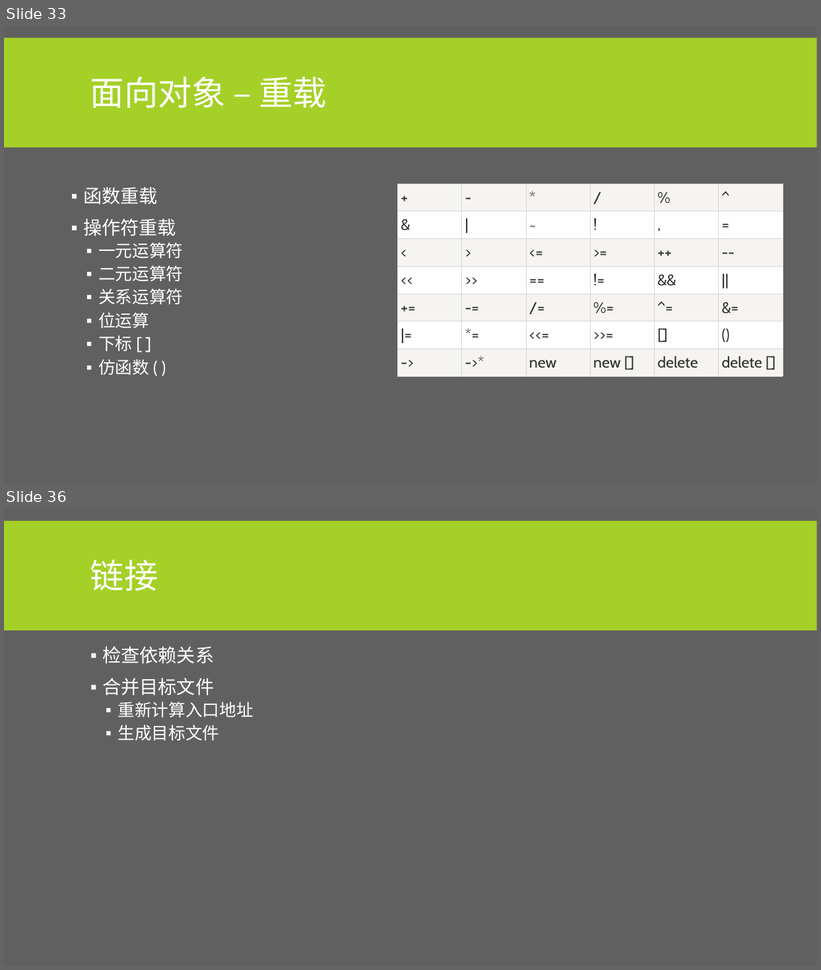
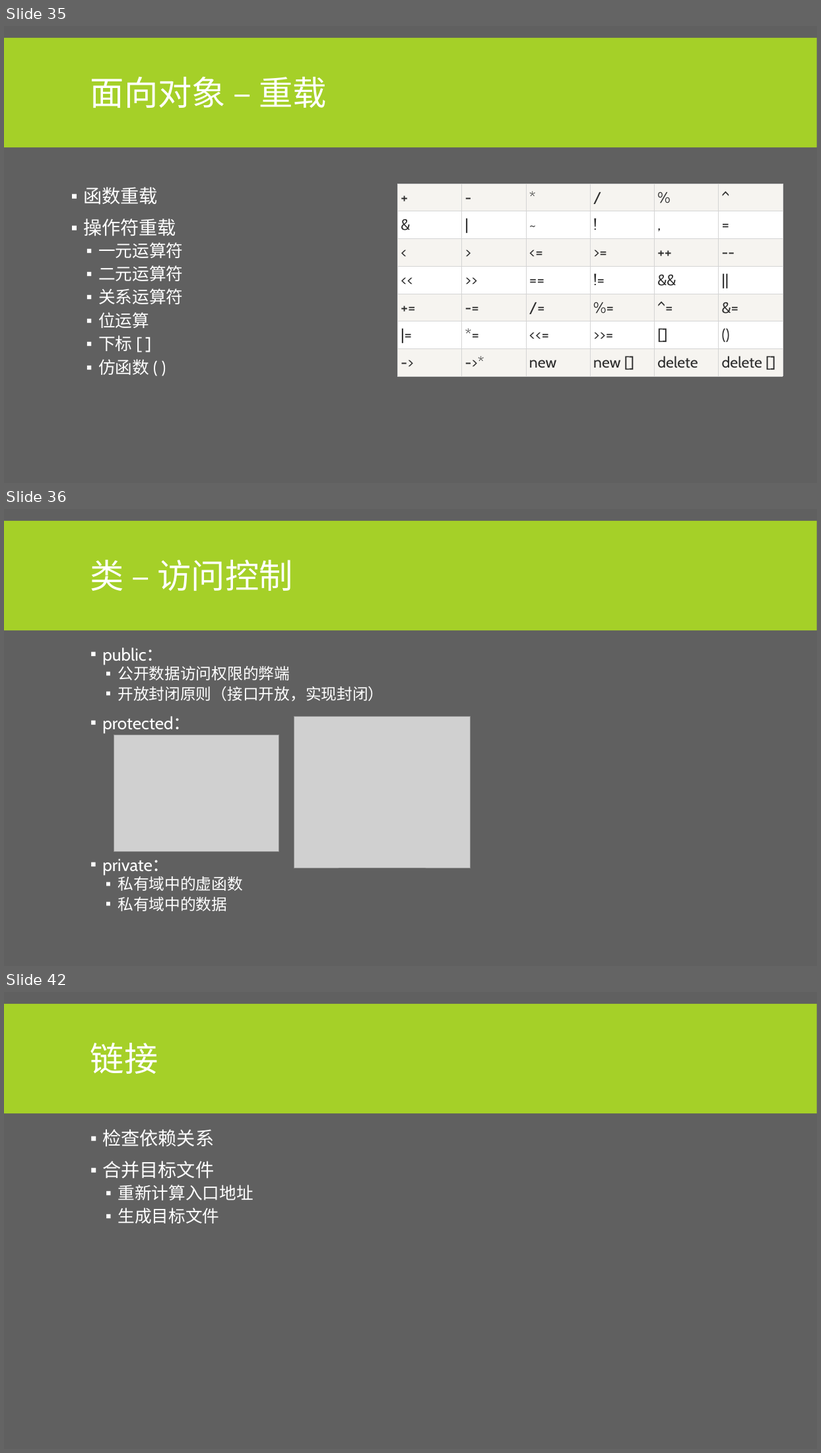
Before and after one commit to albertclass/Lessons, a slide deck: advance c++/courseware.pptx. Shown one above the other, each under a label of ours: slides 33 and 36 before the commit, slides 35, 36 and 42 after it; the slides between them are not shown. The pictures are 821x970 and 821x1453 pixels, drawn with LibreOffice and Linux fonts; fonts in the diff are those of the drawing; grey boxes stand for pictures. Boxes give left, top, right and bottom in pixels: in the first picture for what was removed or moved away, otherwise in the second. Text is boxed around its words. In the diff, an @@ line names an element or a change of style, - is before the commit and + after.

```diff
--- a/advance c++/courseware.pptx
+++ b/advance c++/courseware.pptx
@@ slide 36 added at <box>4,509,817,966</box>, background #606060; not listed: 1 template element that a slide beside it also shows @@
@@ title added at <box>90,560,292,591</box>, 40 pt, text #FFFFFF @@
+类 – 访问控制
@@ text added at <box>102,648,384,912</box>, 18.5 pt, text #FFFFFF @@
+▪ public：
+  ▪ 公开数据访问权限的弊端
+  ▪ 开放封闭原则（接口开放，实现封闭）
+▪ protected：
+▪ private：
+  ▪ 私有域中的虚函数
+  ▪ 私有域中的数据
@@ picture added at <box>294,717,471,868</box> @@
@@ picture added at <box>114,735,279,852</box> @@
@@ what was slide 33 is now slide 35 @@
@@ what was slide 36 is now slide 42 @@
```
Also in this commit, not shown: 6 slides changed, 6 other slides added, 1 slide removed, 19 other files.
